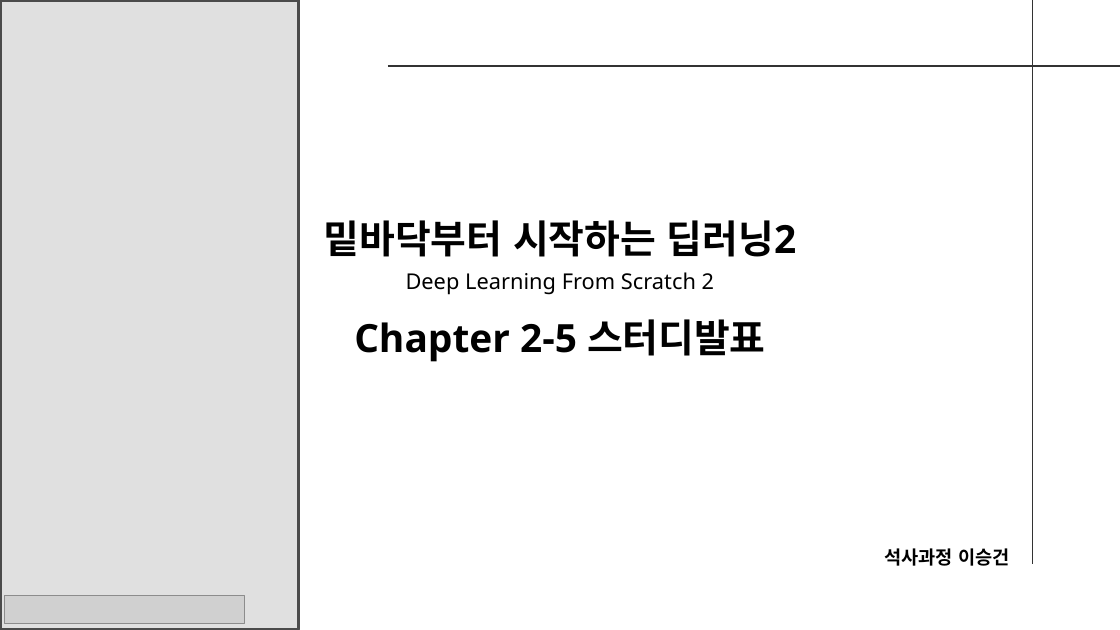
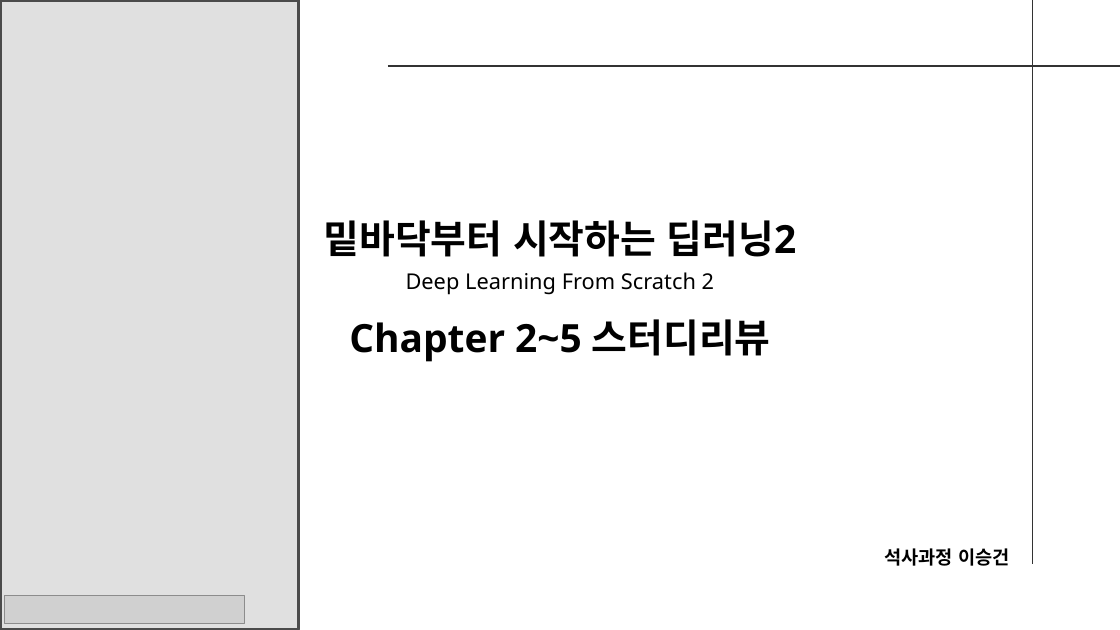
Before and after one commit to seungdeng/Deep-Learning-from-Scratch, a slide deck: slide 1 of study/발표자료/20250220_밑딥2_이승건_chap2345발표자료_NotoSans.pptx. Drawn at 1120x630 pixels with LibreOffice and Linux fonts; fonts in the diff are those of the drawing; grey boxes stand for pictures. Boxes give left, top, right and bottom in pixels: in the first picture for what was removed or moved away, otherwise in the second. Text is boxed around its words. In the diff, an @@ line names an element or a change of style, - is before the commit and + after.

```diff
--- a/study/발표자료/20250220_밑딥2_이승건_chap2345발표자료_NotoSans.pptx
+++ b/study/발표자료/20250220_밑딥2_이승건_chap2345발표자료_NotoSans.pptx
@@ text at [349, 319, 771, 362]: text changed @@
-Chapter 2-5 스터디발표
+Chapter 2~5 스터디리뷰
```
Also in this commit, not shown: 14 other slides changed.
